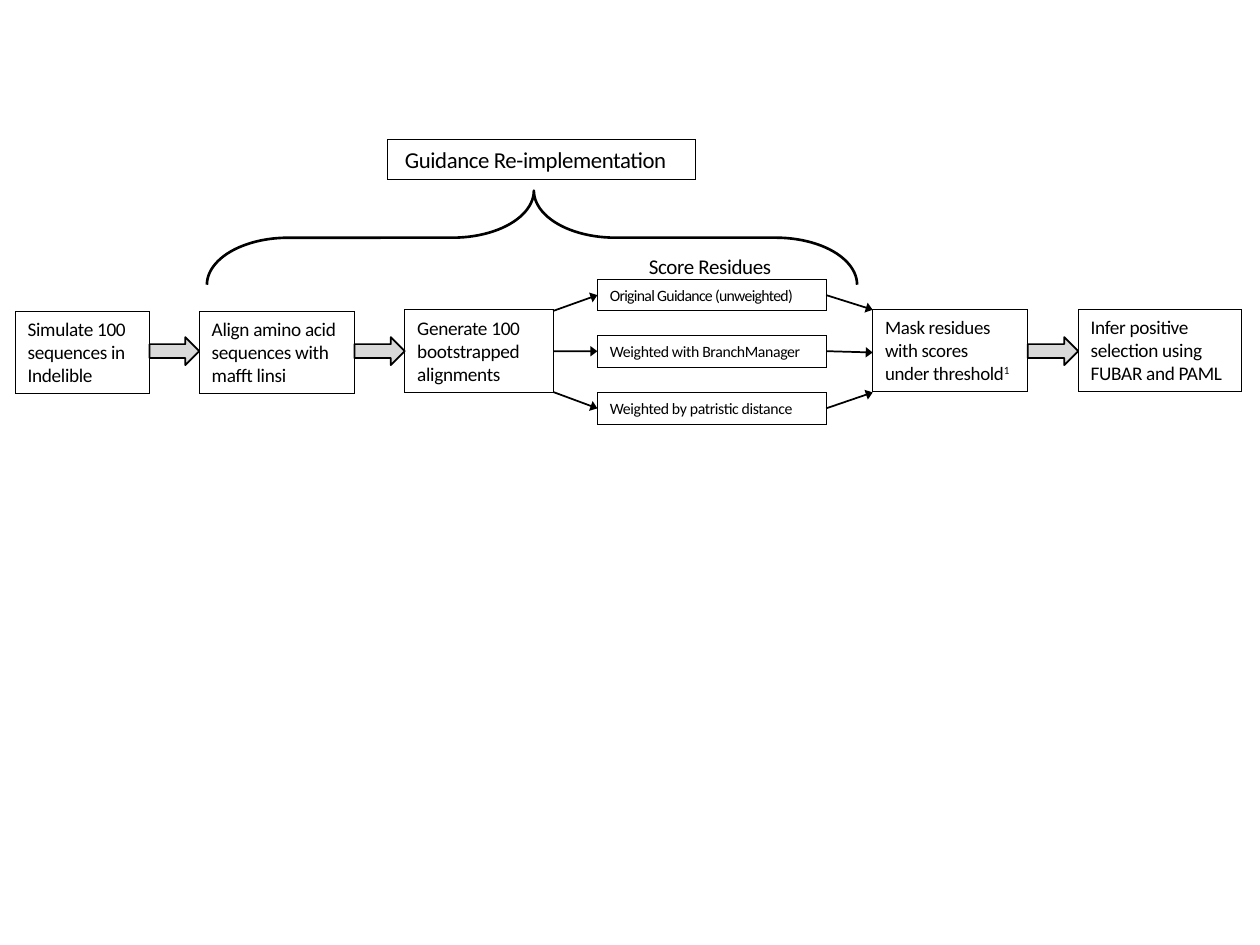
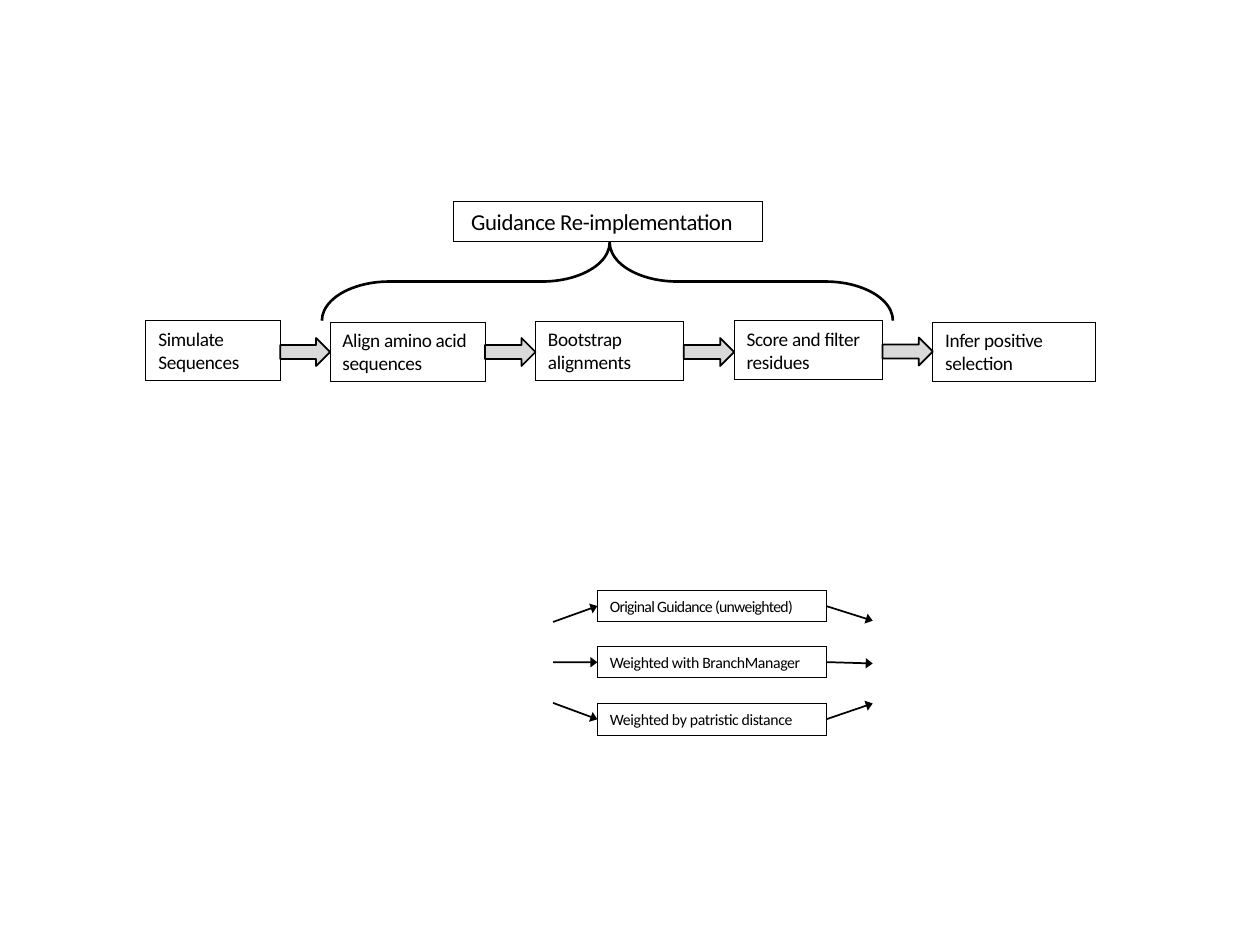
Before and after one commit to sjspielman/alignment_filtering, a slide deck: slide 1 of Manuscript/Figures/makingfigureslikeabeast.pptx. Drawn at 1260x945 pixels with LibreOffice and Linux fonts; fonts in the diff are those of the drawing. Boxes give left, top, right and bottom in pixels: in the first picture for what was removed or moved away, otherwise in the second. Text is boxed around its words. In the diff, an @@ line names an element or a change of style, - is before the commit and + after.

```diff
--- a/Manuscript/Figures/makingfigureslikeabeast.pptx
+++ b/Manuscript/Figures/makingfigureslikeabeast.pptx
@@ rectangle "Guidance Re-implementation" moved from (x1=388, y1=140, x2=697, y2=180) to (x1=454, y1=202, x2=762, y2=242) @@
@@ left brace resized from (x1=207, y1=191, x2=857, y2=285) to (x1=322, y1=243, x2=893, y2=321) @@
@@ left brace at (x1=322, y1=243, x2=893, y2=321): proportions changed @@
@@ text removed at (x1=649, y1=259, x2=771, y2=280) @@
-Score Residues
@@ rectangle "Simulate Sequences" resized from (x1=15, y1=311, x2=150, y2=394) to (x1=146, y1=321, x2=281, y2=381) @@
@@ rectangle "Align amino acid sequences" resized from (x1=199, y1=311, x2=354, y2=394) to (x1=330, y1=323, x2=485, y2=382) @@
@@ rectangle "Bootstrap alignments" resized from (x1=404, y1=310, x2=553, y2=393) to (x1=536, y1=321, x2=684, y2=381) @@
@@ rectangle added at (x1=735, y1=320, x2=883, y2=379), outline #000000 0.75 pt, 11 pt, text #000000 @@
+Score and filter residues
@@ rectangle removed at (x1=873, y1=310, x2=1028, y2=392) @@
-Mask residues with scores under threshold1
@@ rectangle "Infer positive selection" resized from (x1=1079, y1=309, x2=1241, y2=392) to (x1=932, y1=323, x2=1095, y2=382) @@
@@ text in rectangle at (x1=158, y1=332, x2=239, y2=372): text changed @@
-Simulate 100 sequences in Indelible
+Simulate Sequences
@@ right arrow moved from (x1=150, y1=338, x2=199, y2=365) to (x1=281, y1=338, x2=330, y2=365) @@
@@ text in rectangle at (x1=342, y1=333, x2=467, y2=373): text changed @@
-Align amino acid sequences with mafft linsi
+Align amino acid sequences
@@ right arrow moved from (x1=354, y1=338, x2=404, y2=365) to (x1=485, y1=338, x2=536, y2=365) @@
@@ text in rectangle at (x1=548, y1=333, x2=631, y2=373): text changed @@
-Generate 100 bootstrapped alignments
+Bootstrap alignments
@@ right arrow added at (x1=684, y1=338, x2=735, y2=365), fill #D9D9D9, outline #000000 1 pt @@
@@ right arrow moved from (x1=1028, y1=338, x2=1079, y2=365) to (x1=882, y1=338, x2=932, y2=365) @@
@@ text in rectangle at (x1=945, y1=333, x2=1043, y2=370): text changed @@
-Infer positive selection using FUBAR and PAML
+Infer positive selection
@@ 6 arrows, 3 rectangles moved together from (x1=553, y1=280, x2=873, y2=423) to (x1=553, y1=590, x2=873, y2=735) @@
```
Also in this commit, not shown: 2 slides added, 8 other files.
